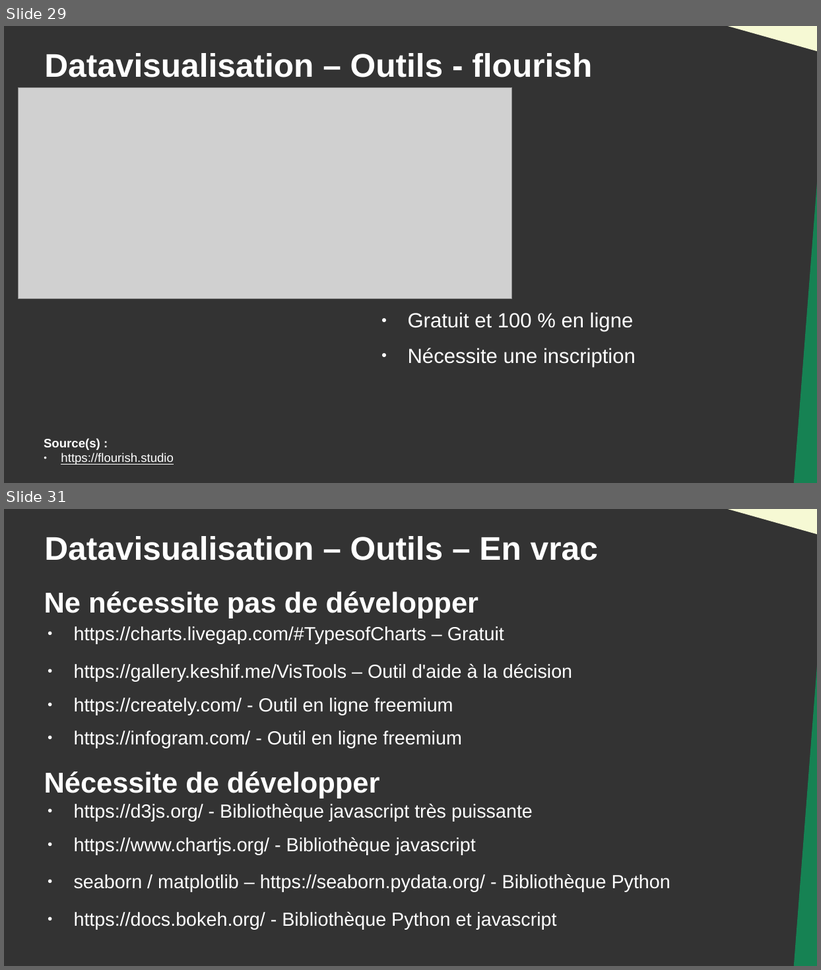
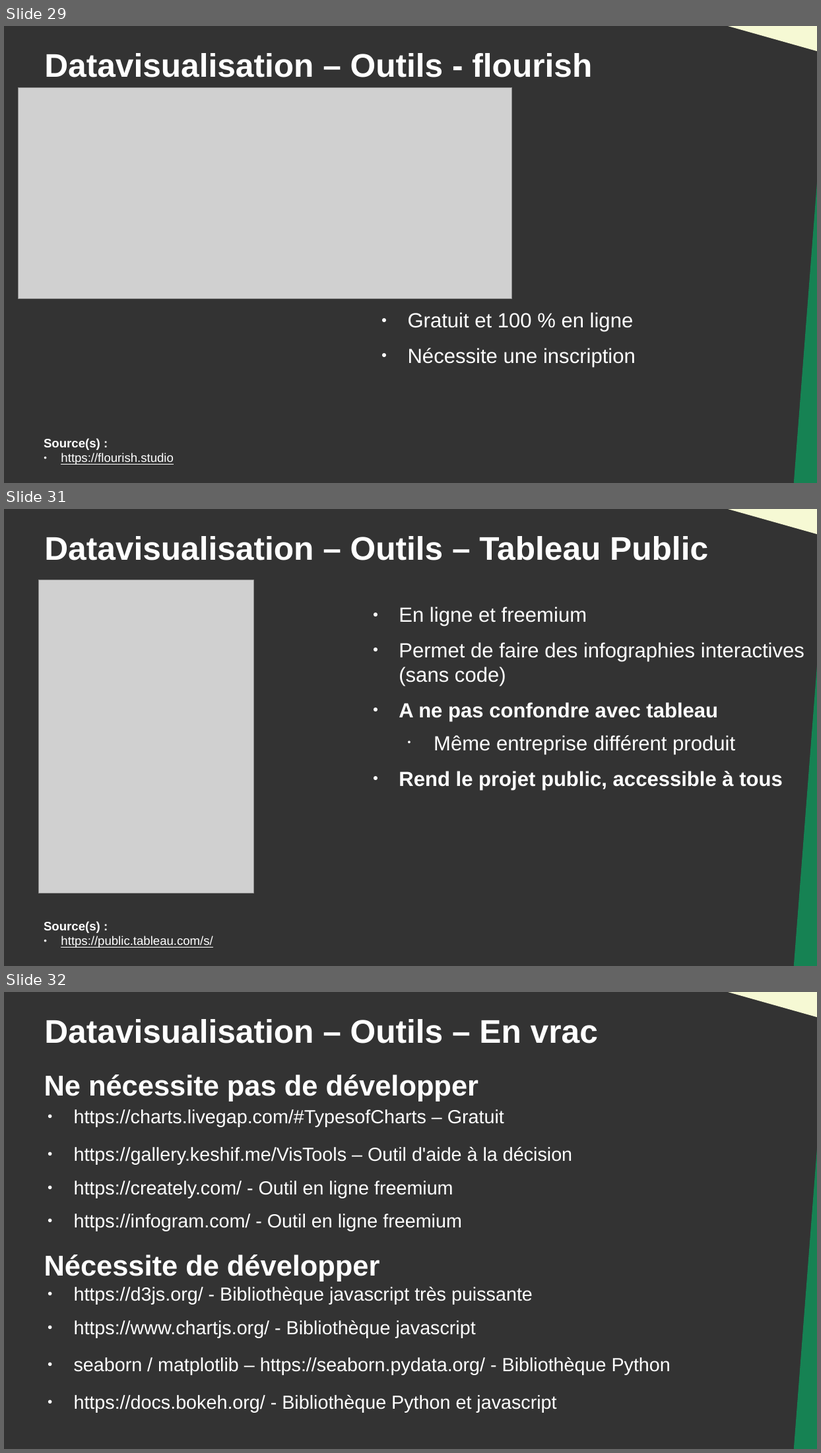
Before and after one commit to DanYellow/cours, a slide deck: data-journalisme-s4/travaux-pratiques/numero-4/presentation.odp. Shown one above the other, each under a label of ours: slides 29 and 31 before the commit, slides 29, 31 and 32 after it; the slides between them are not shown. The pictures are 821x970 and 821x1453 pixels, drawn with LibreOffice and Linux fonts; fonts in the diff are those of the drawing; grey boxes stand for pictures. Boxes give left, top, right and bottom in pixels: in the first picture for what was removed or moved away, otherwise in the second. Text is boxed around its words. In the diff, an @@ line names an element or a change of style, - is before the commit and + after.

```diff
--- a/data-journalisme-s4/travaux-pratiques/numero-4/presentation.odp
+++ b/data-journalisme-s4/travaux-pratiques/numero-4/presentation.odp
@@ slide 31 added at bbox=[4, 509, 817, 966], background #333333 @@
@@ right triangle added at bbox=[705, 509, 817, 536], fill #F6F9D4 @@
@@ title added at bbox=[44, 536, 708, 560], 32 pt, text #FFFFFF, bold @@
+Datavisualisation – Outils – Tableau Public
@@ picture added at bbox=[39, 580, 253, 893] @@
@@ text added at bbox=[399, 607, 805, 790], 20 pt, text #FFFFFF @@
+● En ligne et freemium
+● Permet de faire des infographies interactives (sans code)
+● A ne pas confondre avec tableau
+  • Même entreprise différent produit
+● Rend le projet public, accessible à tous
@@ right triangle added at bbox=[794, 651, 817, 966], fill #168253 @@
@@ text added at bbox=[44, 921, 213, 948], 12 pt, text #FFFFFF, underline @@
+Source(s) :
+● https://public.tableau.com/s/
@@ what was slide 31 is now slide 32 @@
```
Also in this commit, not shown: 1 slide changed, 1 other file.
